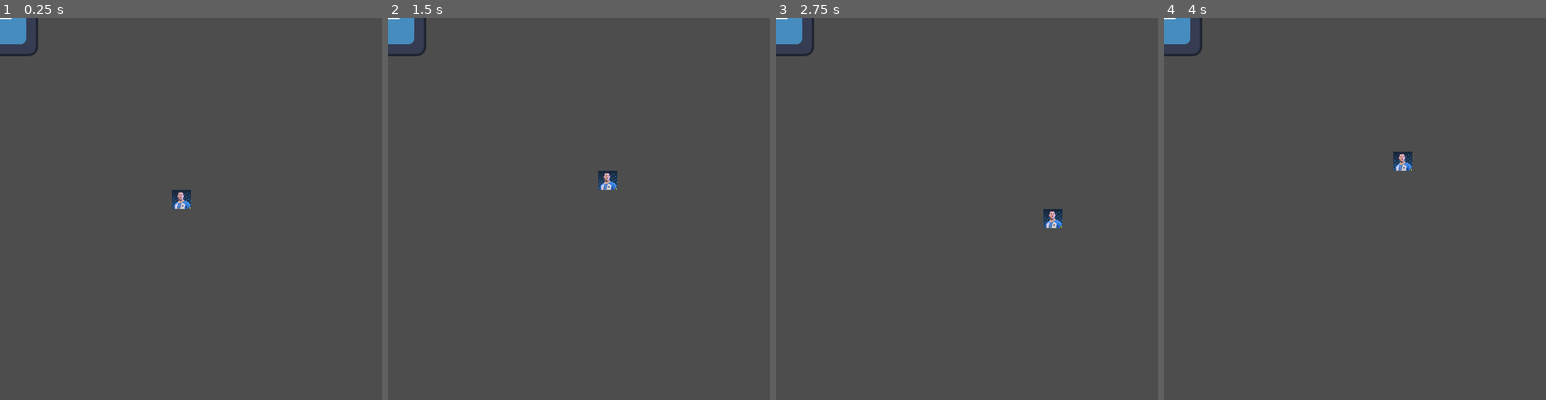
Above: before the commit, frames 1-4 (left to right).
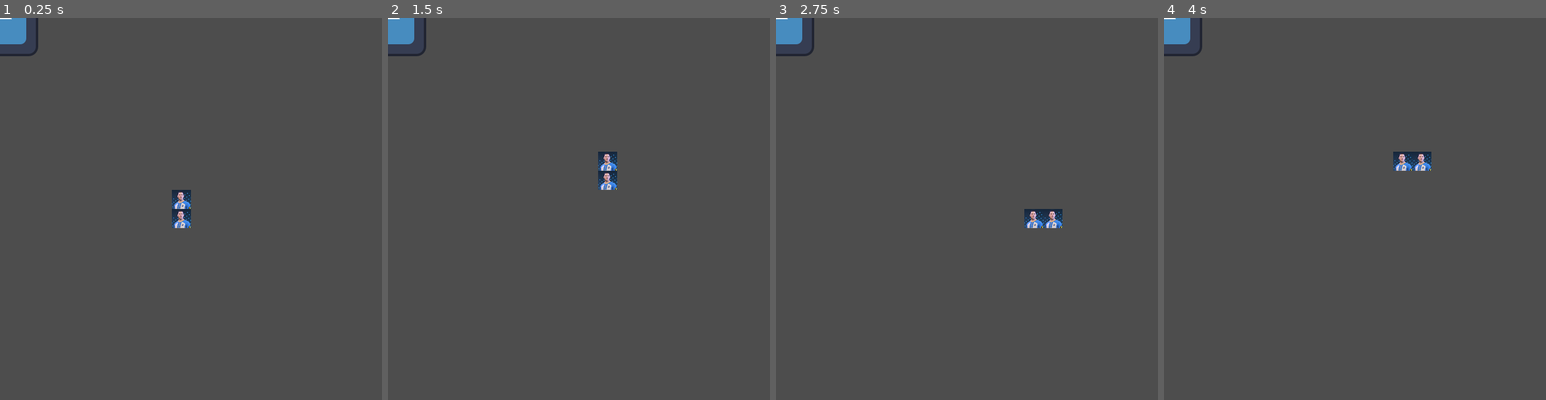
Above: after the commit, the same moments.

Repository: sethbabauta/snake-run
Game: Godot game, scene res://main.tscn
Two runs of this game, one before a commit and one after it. Both use one fixed random seed, a clock stepped at 60 frames per second and the inputs below. The engine's default icon, where the game draws it, is replaced by a stand-in: a white triangle on a blue panel in a dark square.
Inputs:
- Up to frame 1 (0.25 s): no input
- Up to frame 2 (1.5 s): hold D (turn_right) 0.53-1.28 s; hold S (turn_down) from 1.28 s (still down)
- Up to frame 3 (2.75 s): release S (turn_down) at 2.03 s; hold D (turn_right) from 2.03 s (still down)
- Up to frame 4 (4 s): release D (turn_right) at 2.78 s; hold W (turn_up) 2.78-3.53 s; hold A (turn_left) from 3.53 s (still down)

The runs differ from the first frame. In frame 1, 0.2% of the frame differs, in the area x 45-50%, y 50-55%; in frame 2, 0.2%; in frame 3, 0.2%; in frame 4, 0.2%.

Commit message:
snake body obj following snake head

Diff:
--- a/scripts/Components.gd
+++ b/scripts/Components.gd
@@ -41,8 +41,7 @@
     func _try_change_direction(event: Event) -> void:
         var new_event:= Event.new("ChangeDirection", event.parameters.duplicate(true))
         new_event.parameters["current_direction"] = self.direction
-        var event_job: Array = [self.game_object, new_event]
-        self.game_object.fire_event_complete.append(event_job)
+        self.game_object.queue_event_job(self.game_object, new_event)
 
 
     func fire_event(event: Event) -> Event:
@@ -120,10 +119,37 @@
 class SnakeBody extends Component:
     var next_body: GameObject = null
     var prev_body: GameObject = null
+    var prev_location: Vector2
 
-    func connect_bodies(next_body: GameObject, prev_body: GameObject) -> void:
+    static func connect_bodies(next_body: GameObject, prev_body: GameObject) -> void:
         var next_body_snakebody: SnakeBody = next_body.components.get("SnakeBody")
         var prev_body_snakebody: SnakeBody = prev_body.components.get("SnakeBody")
         if next_body_snakebody and prev_body_snakebody:
             next_body_snakebody.prev_body = prev_body
             prev_body_snakebody.next_body = next_body
+
+
+    func _follow_next_body() -> void:
+        if self.next_body:
+            var next_snake_body: SnakeBody = self.next_body.components.get("SnakeBody")
+            self.prev_location = self.game_object.rigidbody.global_position
+            self.game_object.rigidbody.global_position = next_snake_body.prev_location
+
+        if self.prev_body:
+            self.game_object.queue_event_job(self.prev_body, Event.new("FollowNextBody"))
+
+
+    func _move_forward() -> void:
+        self.prev_location = self.game_object.rigidbody.global_position
+
+        if self.prev_body:
+            self.game_object.queue_event_job(prev_body, Event.new("FollowNextBody"))
+
+
+    func fire_event(event: Event) -> Event:
+        if event.id == "FollowNextBody":
+            self._follow_next_body()
+        if event.id == "MoveForward":
+            self._move_forward()
+
+        return event
--- a/scripts/GameEngine.gd
+++ b/scripts/GameEngine.gd
@@ -69,6 +69,11 @@
                 event_target.fire_event(next_event)
 
         return event
+
+
+    func queue_event_job(target: GameObject, new_event: Event) -> void:
+        var event_job: Array = [target, new_event]
+        self.fire_event_complete.append(event_job)
 
 
 class GameObjectFactory:
--- a/scripts/main.gd
+++ b/scripts/main.gd
@@ -23,6 +23,14 @@
         {"position": Vector2(304, 304)}
     )
     john_goals_object.fire_event(set_position_event)
+
+    var john_goals_snake_body_1:= game_object_factory.create_object("JohnGoalsSnakeBody", self)
+    Components.SnakeBody.connect_bodies(john_goals_object, john_goals_snake_body_1)
+    set_position_event = GameEngine.Event.new(
+        "SetPosition",
+        {"position": john_goals_object.rigidbody.global_position + (Vector2.DOWN * BASE_MOVE_SPEED)}
+    )
+    john_goals_snake_body_1.fire_event(set_position_event)
 
 
 func _fire_change_direction_event(input_name: String):
Not shown, changed: Blueprints.txt
